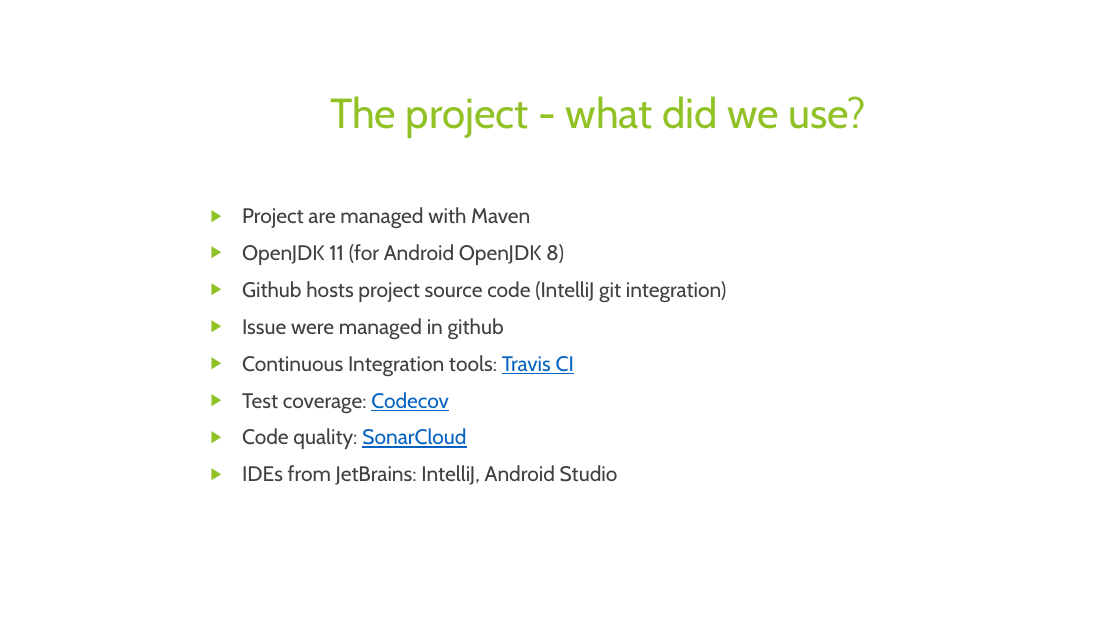
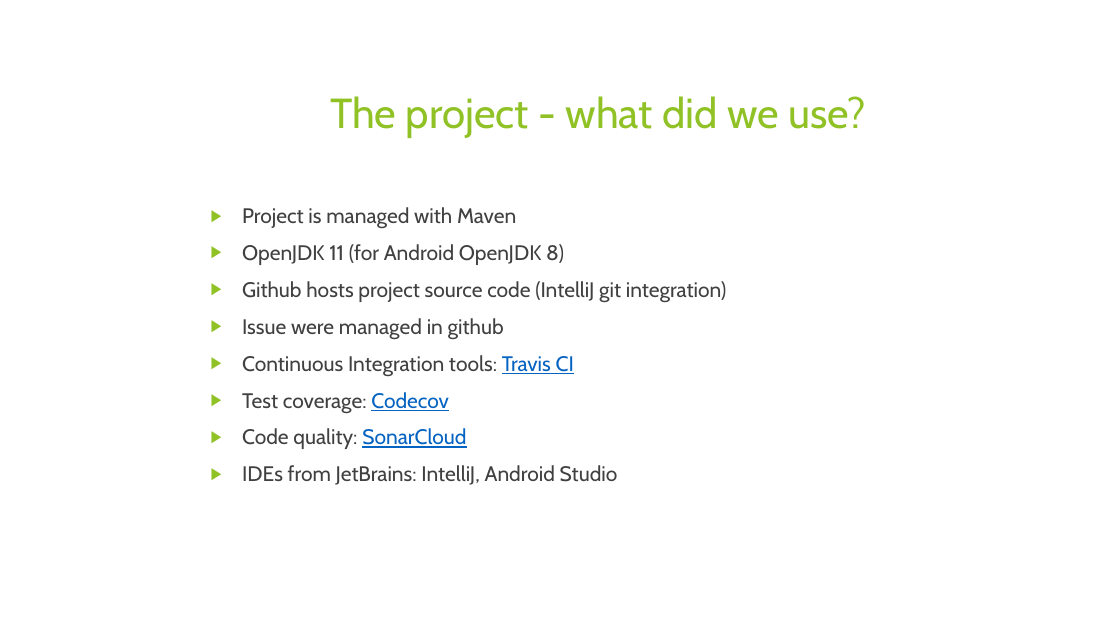
Before and after one commit to xcesco/reversi, a slide deck: slide 5 of docs/FMT Reversi.pptx. Drawn at 1120x630 pixels with LibreOffice and Linux fonts; fonts in the diff are those of the drawing; background and template pictures are left out. Boxes give left, top, right and bottom in pixels: in the first picture for what was removed or moved away, otherwise in the second. Text is boxed around its words. In the diff, an @@ line names an element or a change of style, - is before the commit and + after.

```diff
--- a/docs/FMT Reversi.pptx
+++ b/docs/FMT Reversi.pptx
@@ text at box(242, 207, 516, 228): text changed @@
-▶ Project are managed with Maven
+▶ Project is managed with Maven
```
Also in this commit, not shown: 1 other slide changed, 1 other file.
